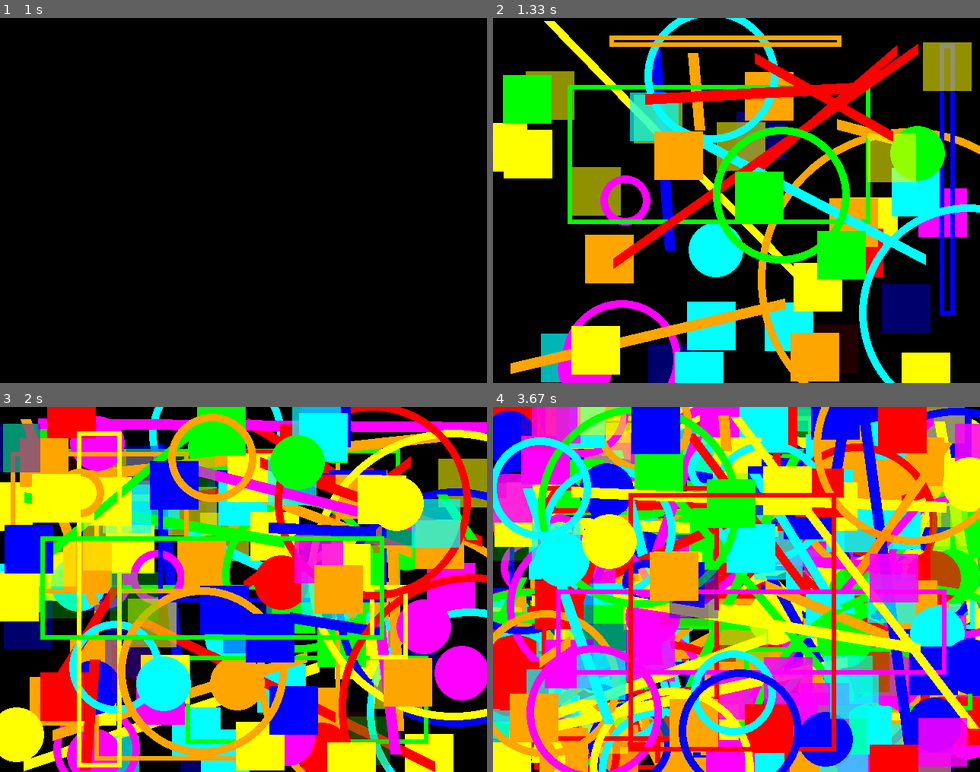
Above: before the commit, frames 1-4 (two rows, left to right).
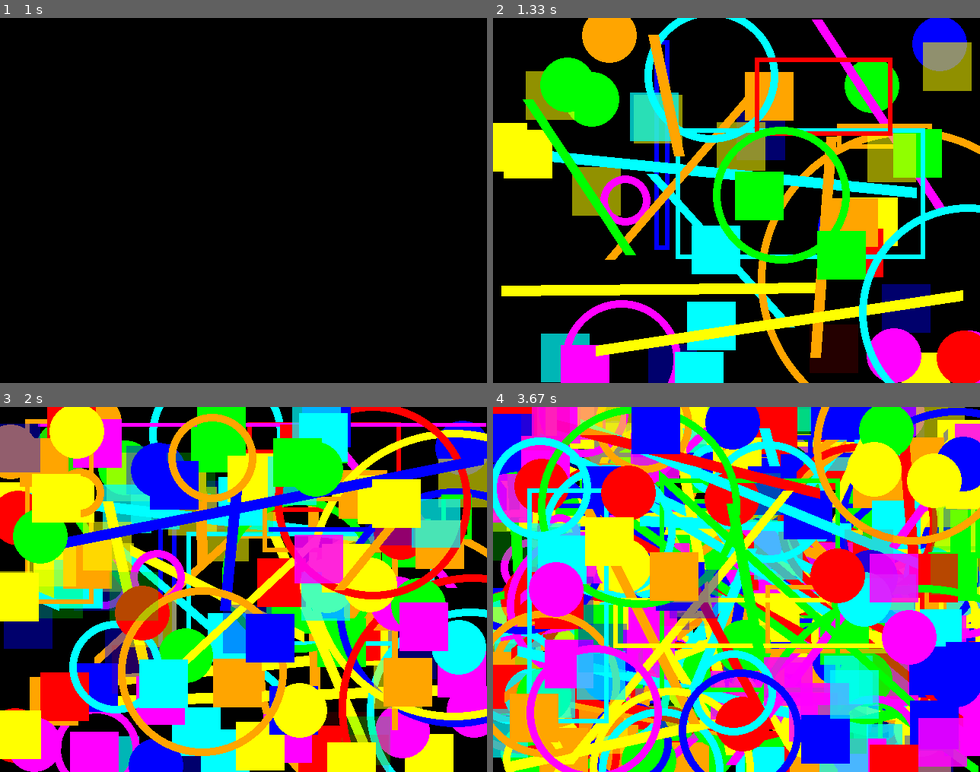
Above: after the commit, the same moments.

Repository: davidpendergast/pygame-utils
Game: pygame game, started from benchmark.py
Same seed, same stepped clock (60 frames per second), same inputs: the game is played once before the commit and once after it.
Inputs:
- Up to frame 1 (1 s): no input
- Up to frame 2 (1.33 s): no input
- Up to frame 3 (2 s): no input
- Up to frame 4 (3.67 s): no input

Frame 1 is identical in both runs. In frame 2, 36% of the frame differs, in the area x 1-100%, y 0-100%; in frame 3, 41%; in frame 4, 53%, in the area x 0-100%, y 0-100%.

Commit message:
tweaked benchmark's _build_test_cases to include new entity types by default

Diff:
--- a/benchmark.py
+++ b/benchmark.py
@@ -384,15 +384,17 @@
 
 
 def _build_test_cases(screen):
-    ents_to_test = []
-    if INCLUDE_SURFACES:
-        ents_to_test.extend([EntityType.SURF_RGB, EntityType.SURF_RGBA, EntityType.SURF_RGB_WITH_ALPHA])
-    if INCLUDE_FILLED_SHAPES:
-        ents_to_test.extend([EntityType.RECT_FILLED, EntityType.CIRCLE_FILLED])
-    if INCLUDE_LINES:
-        ents_to_test.append(EntityType.LINE)
-    if INCLUDE_HOLLOW_SHAPES:
-        ents_to_test.extend([EntityType.RECT_HOLLOW, EntityType.CIRCLE_HOLLOW])
+    to_exclude = set()
+    if not INCLUDE_SURFACES:
+        to_exclude.update([EntityType.SURF_RGB, EntityType.SURF_RGBA, EntityType.SURF_RGB_WITH_ALPHA])
+    if not INCLUDE_FILLED_SHAPES:
+        to_exclude.update([EntityType.RECT_FILLED, EntityType.CIRCLE_FILLED])
+    if not INCLUDE_LINES:
+        to_exclude.add(EntityType.LINE)
+    if not INCLUDE_HOLLOW_SHAPES:
+        to_exclude.update([EntityType.RECT_HOLLOW, EntityType.CIRCLE_HOLLOW])
+
+    ents_to_test = [e for e in EntityType if e not in to_exclude]
 
     test_cases = []
     if len(ents_to_test) == 0:
